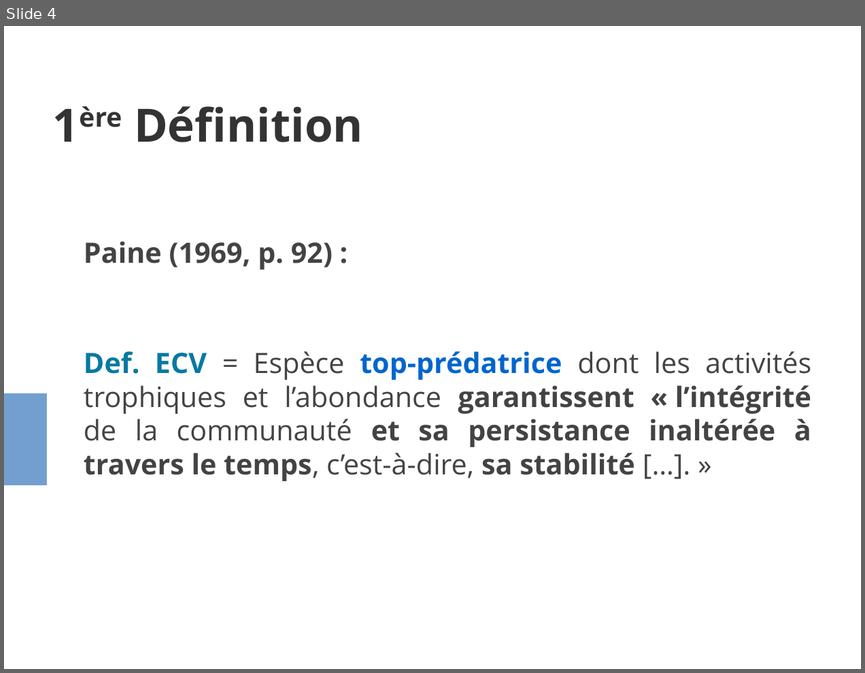
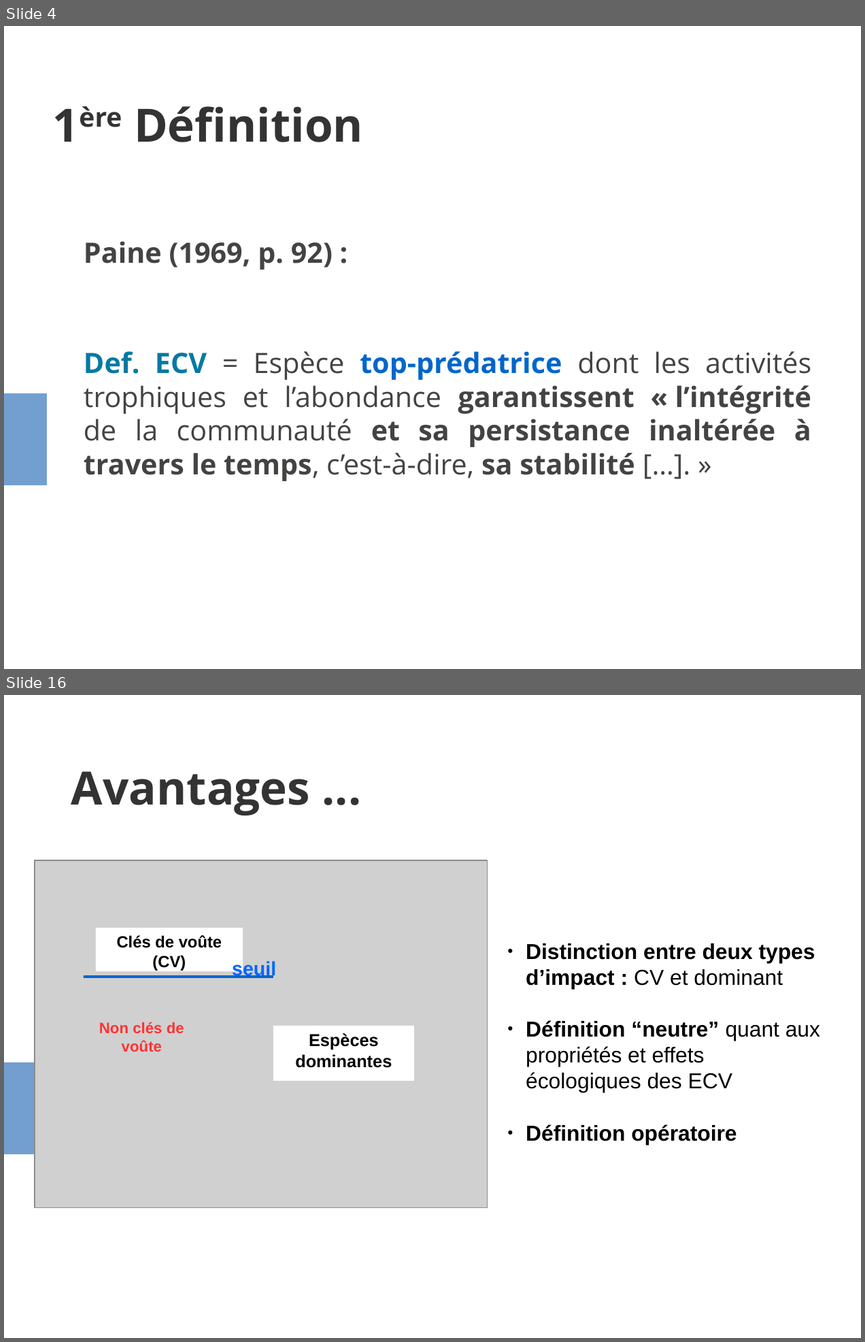
Before and after one commit to evadelmas/keystone_concept, a slide deck: presentation_LEIPS.odp. Shown one above the other, each under a label of ours: slide 4 before the commit, slides 4 and 16 after it; the slides between them are not shown. The pictures are 865x673 and 865x1342 pixels, drawn with LibreOffice and Linux fonts; fonts in the diff are those of the drawing; grey boxes stand for pictures. Boxes give left, top, right and bottom in pixels: in the first picture for what was removed or moved away, otherwise in the second. Text is boxed around its words. In the diff, an @@ line names an element or a change of style, - is before the commit and + after.

```diff
--- a/presentation_LEIPS.odp
+++ b/presentation_LEIPS.odp
@@ slide 16 added at box(4, 695, 861, 1338), background #FFFFFF; not listed: 1 template element that a slide beside it also shows @@
@@ title added at box(71, 771, 310, 815), 42.5 pt, text #333333, bold @@
+Avantages ...
@@ picture added at box(35, 861, 487, 1207) @@
@@ rectangle added at box(96, 928, 243, 971), fill #FFFFFF, 15 pt, text #000000, bold @@
+Clés de voûte (CV)
@@ text added at box(232, 960, 276, 978), 18 pt, text #0066FF, bold @@
+seuil
@@ text added at box(526, 943, 820, 1144), 20 pt, text #000000, bold @@
+● Distinction entre deux types d’impact : CV et dominant
+● Définition “neutre” quant aux propriétés et effets écologiques des ECV
+● Définition opératoire
@@ line added from (84, 977) to (273, 977), #0066CC 2.3 pt @@
@@ text added at box(99, 1021, 184, 1051), 14 pt, text #FF3333, bold @@
+Non clés de voûte
@@ rectangle added at box(273, 1025, 414, 1081), fill #FFFFFF, 16 pt, text #000000, bold @@
+Espèces dominantes
```
Also in this commit, not shown: 6 slides changed, 13 other slides added, 3 slides removed.
